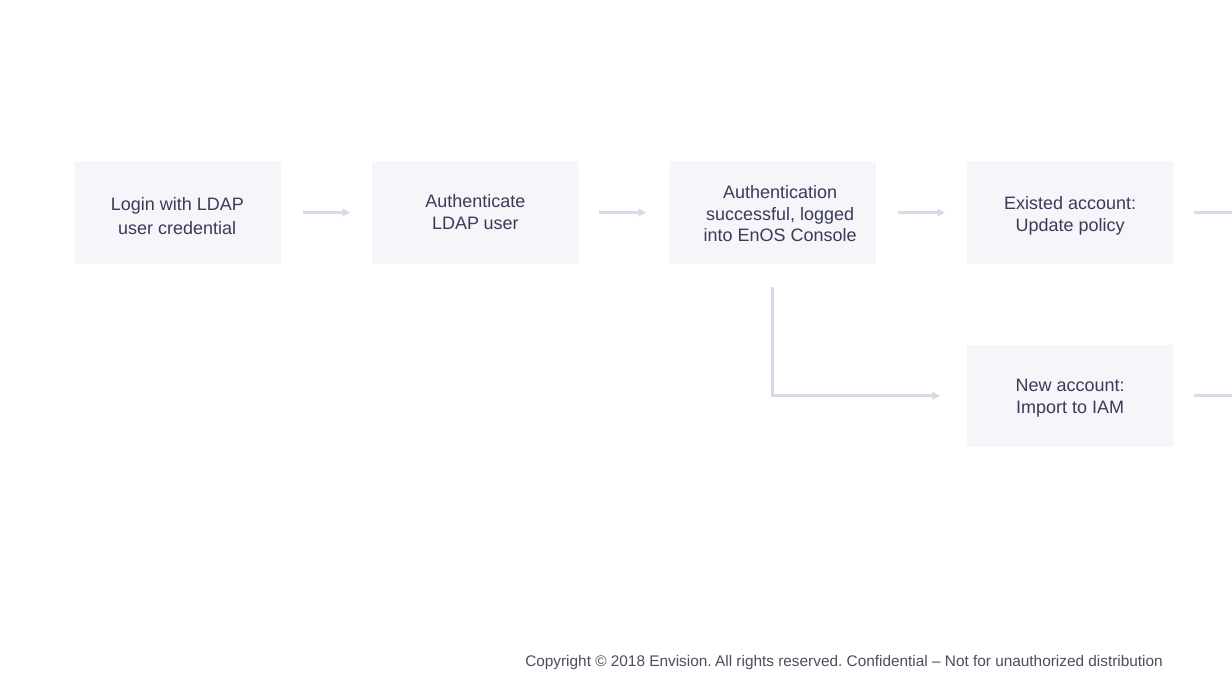
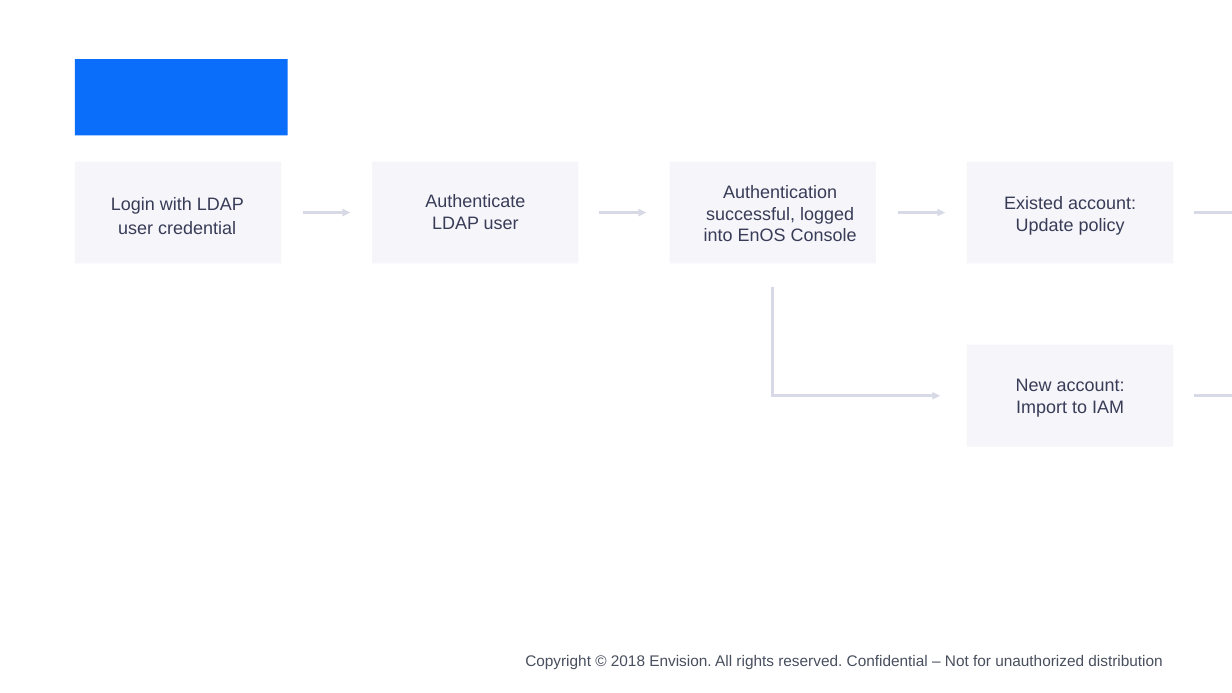
Before and after one commit to EnvisionDoc/iam, a slide deck: slide 1 of media/iam.pptx. Drawn at 1232x693 pixels with LibreOffice and Linux fonts; fonts in the diff are those of the drawing; background and template pictures are left out. Boxes give left, top, right and bottom in pixels: in the first picture for what was removed or moved away, otherwise in the second. Text is boxed around its words. In the diff, an @@ line names an element or a change of style, - is before the commit and + after.

```diff
--- a/media/iam.pptx
+++ b/media/iam.pptx
@@ rectangle added at (75, 59, 287, 135), fill #0A6EFA @@
```
Also in this commit, not shown: 8 other files.
